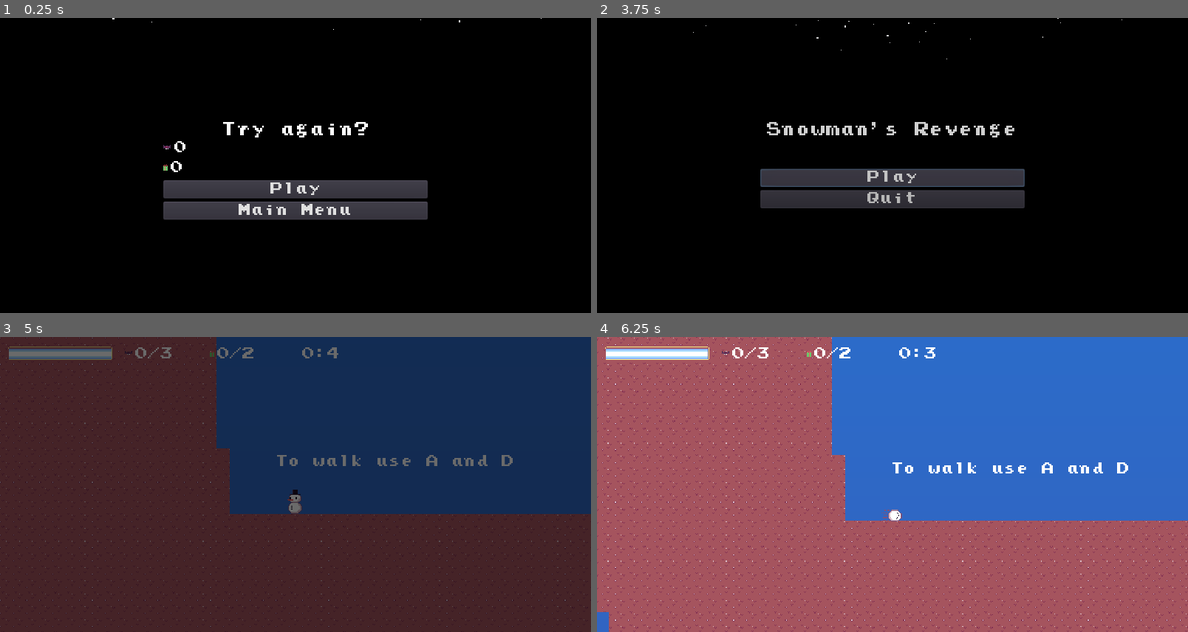
Above: before the commit, frames 1-4 (two rows, left to right).
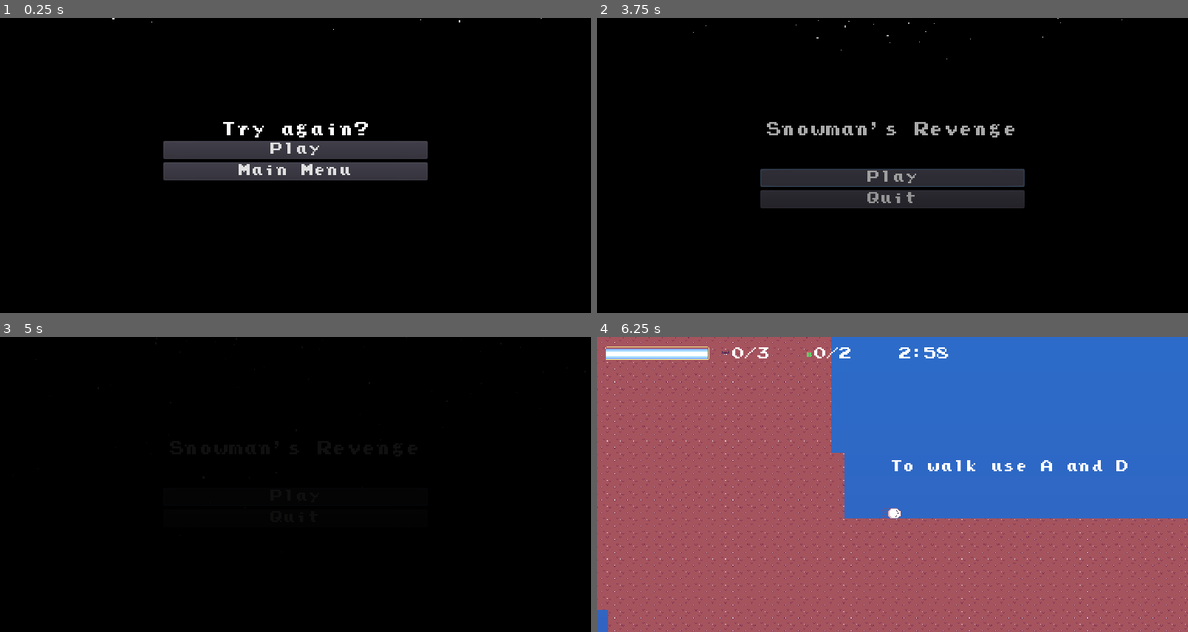
Above: after the commit, the same moments.

Repository: TheRubeThing/SnowmansRevenge
Game: Godot game, scene res://Assets/Scenes/Levels/GameOverScreen.tscn
The game is run twice, just before and just after one commit, with the same random seed, the same clock (stepped at 60 frames per second) and the same inputs. This scene is started directly instead of the project's main scene.
Inputs (mouse positions are in pixels of both pictures, inside the frame that each line leads up to):
- Up to frame 1 (0.25 s): no input
- Up to frame 2 (3.75 s): click "Play" at 0.5 s; click "Play" at 1.25 s; click "Main Menu" at 2 s; move the mouse to (1022, 150) at 2.77 s; press the mouse at (1022, 150) at 2.78 s; hold D (Right) 2.78-3.5 s; release the mouse at (1022, 150) at 3.5 s; click "Play" at 3.5 s
- Up to frame 3 (5 s): click "Play" at 4.25 s
- Up to frame 4 (6.25 s): tap Space (Jump) at 5, 5.27, 5.75 s; move the mouse to (957, 357) at 5.02 s; hold A (Left) 5.03-5.78 s; click (957, 357) at 5.1 s; tap Enter (Switch) at 5.3, 6.05 s; move the mouse to (951, 419) at 5.77 s; hold D (Right) from 5.78 s (still down); hold Shift (RollMod) from 5.78 s (still down)

The runs differ from the first frame. In frame 1, 11% of the frame differs, in the area x 27-73%, y 41-69%; in frame 2, 0.8%; in frame 3, 100%, in the area x 0-100%, y 0-100%; in frame 4, 8.1%.
Error before the commit: Invalid get index '0' (on base: 'Dictionary'). (res://Assets/Scenes/Levels/SceneManager.gd:27)
Error after the commit: Invalid get index '0' (on base: 'Dictionary'). (res://Assets/Scenes/Levels/SceneManager.gd:30)

Commit message:
Added music

Diff:
--- /dev/null
+++ b/Assets/Scenes/BGNoise.tscn
@@ -0,0 +1,8 @@
+[gd_scene load_steps=2 format=2]
+
+[ext_resource path="res://Assets/Sound/Effects/BG.wav" type="AudioStream" id=1]
+
+[node name="BGNoise" type="AudioStreamPlayer"]
+stream = ExtResource( 1 )
+volume_db = -15.0
+autoplay = true
--- a/Assets/Scenes/Levels/GameOverScreen.tscn
+++ b/Assets/Scenes/Levels/GameOverScreen.tscn
@@ -1,13 +1,13 @@
 [gd_scene load_steps=15 format=2]
 
 [ext_resource path="res://Assets/Scenes/Levels/IntroScene.gd" type="Script" id=1]
-[ext_resource path="res://Assets/Sound/Music/TitleScreen.wav" type="AudioStream" id=2]
 [ext_resource path="res://Assets/Fonts/prstart.ttf" type="DynamicFontData" id=3]
 [ext_resource path="res://Assets/Scenes/Levels/MainMenuButton.gd" type="Script" id=4]
 [ext_resource path="res://Assets/Scenes/Levels/MainMenu.tscn" type="PackedScene" id=5]
-[ext_resource path="res://Assets/Scenes/GUI/PresentCounter.tscn" type="PackedScene" id=6]
-[ext_resource path="res://Assets/Scenes/GUI/BatCounter.tscn" type="PackedScene" id=7]
+[ext_resource path="res://Assets/Sound/Effects/ButtonDown.wav" type="AudioStream" id=6]
+[ext_resource path="res://Assets/Sound/Effects/ButtonUp.wav" type="AudioStream" id=7]
 [ext_resource path="res://Assets/Scenes/Levels/PlayAgain.gd" type="Script" id=8]
+[ext_resource path="res://Assets/Scenes/BGNoise.tscn" type="PackedScene" id=9]
 
 [sub_resource type="Gradient" id=1]
 colors = PoolColorArray( 0, 0, 0, 1, 0, 0, 0, 1 )
@@ -87,26 +87,10 @@
 text = "Try again?"
 fit_content_height = true
 
-[node name="BatCounter2" parent="Control/VBoxContainer" instance=ExtResource( 7 )]
-anchor_right = 0.0
-anchor_bottom = 0.0
+[node name="PlayAgain" type="Button" parent="Control/VBoxContainer"]
 margin_top = 24.0
 margin_right = 322.0
-margin_bottom = 44.0
-rect_min_size = Vector2( 0, 20 )
-
-[node name="BatCounter" parent="Control/VBoxContainer" instance=ExtResource( 6 )]
-anchor_right = 0.0
-anchor_bottom = 0.0
-margin_top = 48.0
-margin_right = 322.0
-margin_bottom = 68.0
-rect_min_size = Vector2( 0, 20 )
-
-[node name="PlayAgain" type="Button" parent="Control/VBoxContainer"]
-margin_top = 72.0
-margin_right = 322.0
-margin_bottom = 94.0
+margin_bottom = 46.0
 custom_fonts/font = SubResource( 4 )
 text = "Play"
 script = ExtResource( 8 )
@@ -114,10 +98,13 @@
 "_edit_use_anchors_": false
 }
 
+[node name="AudioStreamPlayer" type="AudioStreamPlayer" parent="Control/VBoxContainer/PlayAgain"]
+stream = ExtResource( 7 )
+
 [node name="Main Menu" type="Button" parent="Control/VBoxContainer"]
-margin_top = 98.0
+margin_top = 50.0
 margin_right = 322.0
-margin_bottom = 120.0
+margin_bottom = 72.0
 custom_fonts/font = SubResource( 4 )
 text = "Main Menu"
 script = ExtResource( 4 )
@@ -125,6 +112,9 @@
 "_edit_use_anchors_": false
 }
 next_level = ExtResource( 5 )
+
+[node name="AudioStreamPlayer" type="AudioStreamPlayer" parent="Control/VBoxContainer/Main Menu"]
+stream = ExtResource( 6 )
 
 [node name="Particles2D" type="Particles2D" parent="."]
 position = Vector2( 500, 0 )
@@ -138,5 +128,5 @@
 lifetime = 3.0
 process_material = SubResource( 6 )
 
-[node name="AudioStreamPlayer" type="AudioStreamPlayer" parent="."]
-stream = ExtResource( 2 )
+[node name="BGNoise" parent="." instance=ExtResource( 9 )]
+volume_db = -30.0
--- a/Assets/Scenes/Levels/Level1.tscn
+++ b/Assets/Scenes/Levels/Level1.tscn
@@ -17,6 +17,8 @@
 [ext_resource path="res://Assets/Scenes/BG.tscn" type="PackedScene" id=15]
 [ext_resource path="res://Assets/Scenes/Gate.tscn" type="PackedScene" id=16]
 [ext_resource path="res://Assets/Scenes/Switch.tscn" type="PackedScene" id=17]
+[ext_resource path="res://Assets/Scenes/BGNoise.tscn" type="PackedScene" id=18]
+[ext_resource path="res://Assets/Sound/Music/Map.wav" type="AudioStream" id=19]
 
 [sub_resource type="ConvexPolygonShape2D" id=1]
 points = PoolVector2Array( 16, 16, 0, 16, 0, 0, 16, 0 )
@@ -146,7 +148,6 @@
 margin_top = -168.0
 margin_right = 8.0
 margin_bottom = -168.0
-time = 5.0
 
 [node name="Player" parent="." instance=ExtResource( 9 )]
 material = SubResource( 5 )
@@ -252,6 +253,12 @@
 }
 
 [node name="BG" parent="." instance=ExtResource( 15 )]
+
+[node name="BGNoise" parent="." instance=ExtResource( 18 )]
+
+[node name="AudioStreamPlayer" type="AudioStreamPlayer" parent="."]
+stream = ExtResource( 19 )
+autoplay = true
 [connection signal="triggered" from="Switch" to="Gate" method="_on_Gate_Trigger"]
 [connection signal="triggered" from="Switch" to="Gate2" method="_on_Gate_Trigger"]
 [connection signal="set_max_health" from="Player" to="Camera2D/HealthBar" method="_on_set_max_health"]
--- a/Assets/Scenes/Levels/Level2.tscn
+++ b/Assets/Scenes/Levels/Level2.tscn
@@ -17,6 +17,8 @@
 [ext_resource path="res://Assets/Fonts/prstart.ttf" type="DynamicFontData" id=15]
 [ext_resource path="res://Assets/Scenes/Gate.tscn" type="PackedScene" id=16]
 [ext_resource path="res://Assets/Scenes/Switch.tscn" type="PackedScene" id=17]
+[ext_resource path="res://Assets/Scenes/BGNoise.tscn" type="PackedScene" id=18]
+[ext_resource path="res://Assets/Sound/Music/Map.wav" type="AudioStream" id=19]
 
 [sub_resource type="ConvexPolygonShape2D" id=1]
 points = PoolVector2Array( 16, 16, 0, 16, 0, 0, 16, 0 )
@@ -198,6 +200,9 @@
 [node name="Present4" parent="." instance=ExtResource( 11 )]
 position = Vector2( -688, -368 )
 
+[node name="Present5" parent="." instance=ExtResource( 11 )]
+position = Vector2( -400, -240 )
+
 [node name="BG" parent="." instance=ExtResource( 3 )]
 
 [node name="KillBox" type="Area2D" parent="."]
@@ -219,9 +224,15 @@
 __meta__ = {
 "_edit_use_anchors_": false
 }
+
+[node name="BGNoise" parent="." instance=ExtResource( 18 )]
+
+[node name="AudioStreamPlayer" type="AudioStreamPlayer" parent="."]
+stream = ExtResource( 19 )
+autoplay = true
 [connection signal="set_max_health" from="Player" to="Camera2D/HealthBar" method="_on_set_max_health"]
 [connection signal="set_trauma" from="Player" to="Camera2D" method="_on_Player_set_trauma"]
 [connection signal="update_health" from="Player" to="Camera2D/HealthBar" method="_on_update_health"]
+[connection signal="triggered" from="Switch" to="Gate" method="_on_Gate_Trigger"]
 [connection signal="triggered" from="Switch" to="Gate2" method="_on_Gate_Trigger"]
-[connection signal="triggered" from="Switch" to="Gate" method="_on_Gate_Trigger"]
 [connection signal="body_entered" from="KillBox" to="KillBox" method="_on_KillBox_body_entered"]
--- a/Assets/Scenes/Levels/MainMenu.tscn
+++ b/Assets/Scenes/Levels/MainMenu.tscn
@@ -1,11 +1,14 @@
-[gd_scene load_steps=13 format=2]
+[gd_scene load_steps=16 format=2]
 
 [ext_resource path="res://Assets/Scenes/Levels/StartButton.gd" type="Script" id=1]
 [ext_resource path="res://Assets/Scenes/Levels/IntroScene.gd" type="Script" id=2]
 [ext_resource path="res://Assets/Scenes/Levels/LevelBig.tscn" type="PackedScene" id=3]
 [ext_resource path="res://Assets/Fonts/prstart.ttf" type="DynamicFontData" id=4]
-[ext_resource path="res://Assets/Sound/Music/TitleScreen.wav" type="AudioStream" id=5]
+[ext_resource path="res://Assets/Sound/Music/MainMenu.wav" type="AudioStream" id=5]
 [ext_resource path="res://Assets/Scenes/Levels/Quit Game.gd" type="Script" id=6]
+[ext_resource path="res://Assets/Scenes/BGNoise.tscn" type="PackedScene" id=7]
+[ext_resource path="res://Assets/Sound/Effects/Button.wav" type="AudioStream" id=8]
+[ext_resource path="res://Assets/Sound/Effects/ButtonDown.wav" type="AudioStream" id=9]
 
 [sub_resource type="Gradient" id=1]
 colors = PoolColorArray( 0, 0, 0, 1, 0, 0, 0, 1 )
@@ -103,6 +106,9 @@
 }
 next_level = ExtResource( 3 )
 
+[node name="AudioStreamPlayer" type="AudioStreamPlayer" parent="Control/VBoxContainer/Start"]
+stream = ExtResource( 8 )
+
 [node name="Quit Game" type="Button" parent="Control/VBoxContainer"]
 margin_top = 84.0
 margin_right = 322.0
@@ -113,6 +119,9 @@
 __meta__ = {
 "_edit_use_anchors_": false
 }
+
+[node name="AudioStreamPlayer" type="AudioStreamPlayer" parent="Control/VBoxContainer/Quit Game"]
+stream = ExtResource( 9 )
 
 [node name="Particles2D" type="Particles2D" parent="."]
 position = Vector2( 500, 0 )
@@ -126,5 +135,9 @@
 lifetime = 3.0
 process_material = SubResource( 6 )
 
-[node name="AudioStreamPlayer" type="AudioStreamPlayer" parent="."]
+[node name="MenuMusic" type="AudioStreamPlayer" parent="."]
 stream = ExtResource( 5 )
+volume_db = -4.0
+autoplay = true
+
+[node name="BGNoise" parent="." instance=ExtResource( 7 )]
--- a/Assets/Scenes/Levels/MainMenuButton.gd
+++ b/Assets/Scenes/Levels/MainMenuButton.gd
@@ -3,4 +3,5 @@
 export(PackedScene) var next_level
 
 func _pressed():
+	$AudioStreamPlayer.play()
 	SceneManager.goto_main_menu()
--- a/Assets/Scenes/Levels/NextLevelButton.gd
+++ b/Assets/Scenes/Levels/NextLevelButton.gd
@@ -2,4 +2,5 @@
 
 
 func _pressed():
+	$AudioStreamPlayer.play()
 	SceneManager.goto_level(GameData.current_level + 1)
--- a/Assets/Scenes/Levels/NextLevelScreen.tscn
+++ b/Assets/Scenes/Levels/NextLevelScreen.tscn
@@ -7,6 +7,9 @@
 [ext_resource path="res://Assets/Sound/Music/TitleScreen.wav" type="AudioStream" id=5]
 [ext_resource path="res://Assets/Scenes/Levels/MainMenuButton.gd" type="Script" id=6]
 [ext_resource path="res://Assets/Scenes/Levels/Time result.gd" type="Script" id=7]
+[ext_resource path="res://Assets/Sound/Effects/ButtonUp.wav" type="AudioStream" id=8]
+[ext_resource path="res://Assets/Sound/Effects/ButtonDown.wav" type="AudioStream" id=9]
+[ext_resource path="res://Assets/Scenes/BGNoise.tscn" type="PackedScene" id=10]
 
 [sub_resource type="Gradient" id=1]
 colors = PoolColorArray( 0, 0, 0, 1, 0, 0, 0, 1 )
@@ -109,6 +112,9 @@
 "_edit_use_anchors_": false
 }
 
+[node name="AudioStreamPlayer" type="AudioStreamPlayer" parent="Control/VBoxContainer/NextLevelButton"]
+stream = ExtResource( 8 )
+
 [node name="Main Menu" type="Button" parent="Control/VBoxContainer"]
 margin_top = 104.0
 margin_right = 322.0
@@ -120,6 +126,9 @@
 "_edit_use_anchors_": false
 }
 next_level = ExtResource( 3 )
+
+[node name="AudioStreamPlayer" type="AudioStreamPlayer" parent="Control/VBoxContainer/Main Menu"]
+stream = ExtResource( 9 )
 
 [node name="Particles2D" type="Particles2D" parent="."]
 position = Vector2( 500, 0 )
@@ -135,3 +144,6 @@
 
 [node name="AudioStreamPlayer" type="AudioStreamPlayer" parent="."]
 stream = ExtResource( 5 )
+
+[node name="BGNoise" parent="." instance=ExtResource( 10 )]
+volume_db = -30.0
--- a/Assets/Scenes/Levels/PlayAgain.gd
+++ b/Assets/Scenes/Levels/PlayAgain.gd
@@ -2,4 +2,5 @@
 
 
 func _pressed():
+	$AudioStreamPlayer.play()
 	SceneManager.goto_level(GameData.current_level)
--- a/Assets/Scenes/Levels/Quit Game.gd
+++ b/Assets/Scenes/Levels/Quit Game.gd
@@ -2,4 +2,7 @@
 
 
 func _pressed():
+	$AudioStreamPlayer.play()
+	SceneManager.fade_in()
+	yield(get_tree().create_timer(1.0), "timeout")
 	get_tree().quit()
--- a/Assets/Scenes/Levels/SceneManager.gd
+++ b/Assets/Scenes/Levels/SceneManager.gd
@@ -12,6 +12,9 @@
 func _ready():
 	var root = get_tree().get_root()
 	_current_scene = root.get_child(root.get_child_count() - 1)
+
+func fade_in():
+	$FadeAnimations.play("BlackFadeIn")
 
 func goto_main_menu():
 	goto_scene("res://Assets/Scenes/Levels/MainMenu.tscn")
--- a/Assets/Scenes/Levels/StartButton.gd
+++ b/Assets/Scenes/Levels/StartButton.gd
@@ -3,4 +3,6 @@
 export(PackedScene) var next_level
 
 func _pressed():
+	$AudioStreamPlayer.play()
+	yield(get_tree().create_timer(0.5), "timeout")
 	SceneManager.goto_level(1)
Not shown: 1 places in Assets/Scenes/Levels/Level1.tscn that only renumber resources
Not shown: 1 places in Assets/Scenes/Levels/Level2.tscn that only renumber resources
Not shown: 1 places in Assets/Scenes/Levels/NextLevelScreen.tscn that only renumber resources
Not shown, added: Assets/Sound/Effects/BG.wav.import
Not shown, added: Assets/Sound/Effects/Button.wav.import
Not shown, added: Assets/Sound/Effects/ButtonDown.wav.import
Not shown, added: Assets/Sound/Effects/ButtonUp.wav.import
Not shown, added: Assets/Sound/Music/MainMenu.wav.import
Not shown, added: Assets/Sound/Music/Map.wav.import
Not shown, added: Assets/Sound/Effects/BG.wav
Not shown, added: Assets/Sound/Effects/Button.wav
Not shown, added: Assets/Sound/Effects/ButtonDown.wav
(and 6 more such lines)
